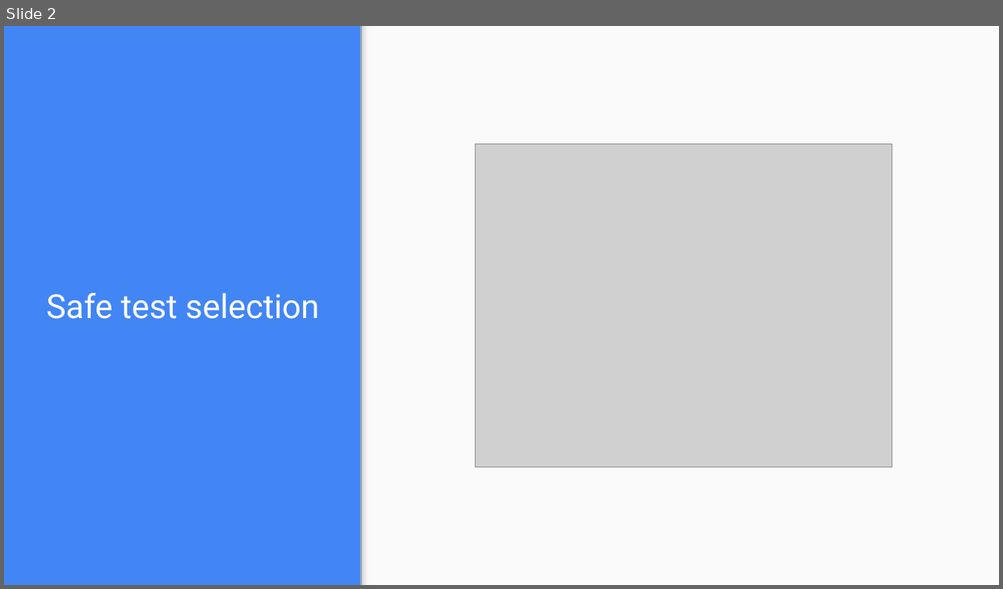
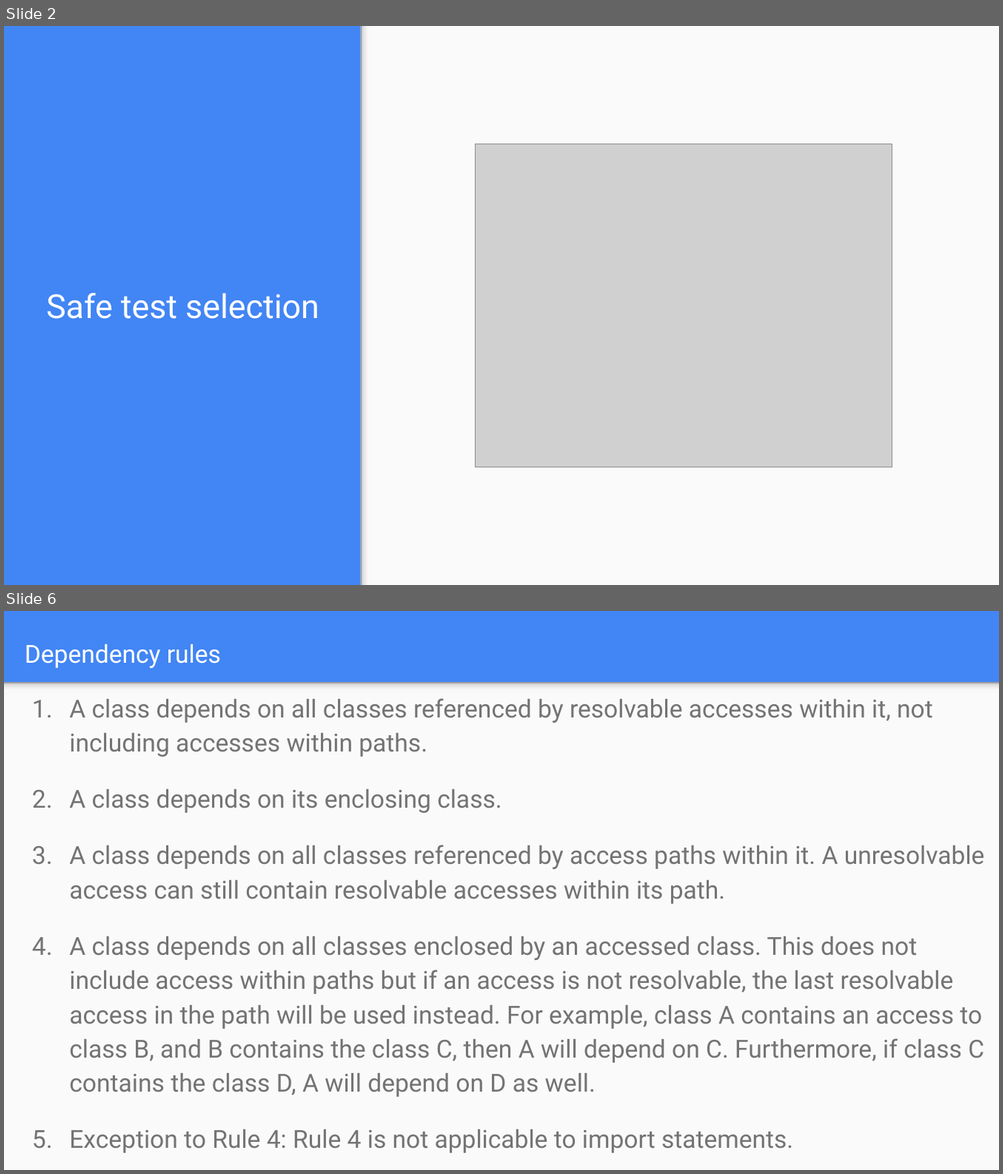
Before and after one commit to ErikHedblom/Master-Thesis, a slide deck: Exjobbspresentation.pptx. Shown one above the other, each under a label of ours: slide 2 before the commit, slides 2 and 6 after it; the slides between them are not shown. The pictures are 1003x589 and 1003x1174 pixels, drawn with LibreOffice and Linux fonts; fonts in the diff are those of the drawing; grey boxes stand for pictures. Boxes give left, top, right and bottom in pixels: in the first picture for what was removed or moved away, otherwise in the second. Text is boxed around its words. In the diff, an @@ line names an element or a change of style, - is before the commit and + after.

```diff
--- a/Exjobbspresentation.pptx
+++ b/Exjobbspresentation.pptx
@@ slide 6 added at (4, 611, 999, 1170), background #4285F4 @@
@@ title added at (25, 644, 221, 668), 18 pt, text #FFFFFF @@
+Dependency rules
@@ rectangle added at (4, 683, 999, 1170), fill #FAFAFA @@
@@ rectangle added at (4, 683, 999, 695), fill gradient #F9F9F9 to #DEDEDE to #999999 @@
@@ text added at (69, 698, 984, 1153), 18 pt, text #737373 @@
+1. A class depends on all classes referenced by resolvable accesses within it, not including accesses within paths.
+2. A class depends on its enclosing class.
+3. A class depends on all classes referenced by access paths within it. A unresolvable access can still contain resolvable accesses within its path.
+4. A class depends on all classes enclosed by an accessed class. This does not include access within paths but if an access is not resolvable, the last resolvable access in the path will be used instead. For example, class A contains an access to class B, and B contains the class C, then A will depend on C. Furthermore, if class C contains the class D, A will depend on D as well.
+5. Exception to Rule 4: Rule 4 is not applicable to import statements.
```
Also in this commit, not shown: 3 slides changed, 2 other slides added, 3 slides removed.
